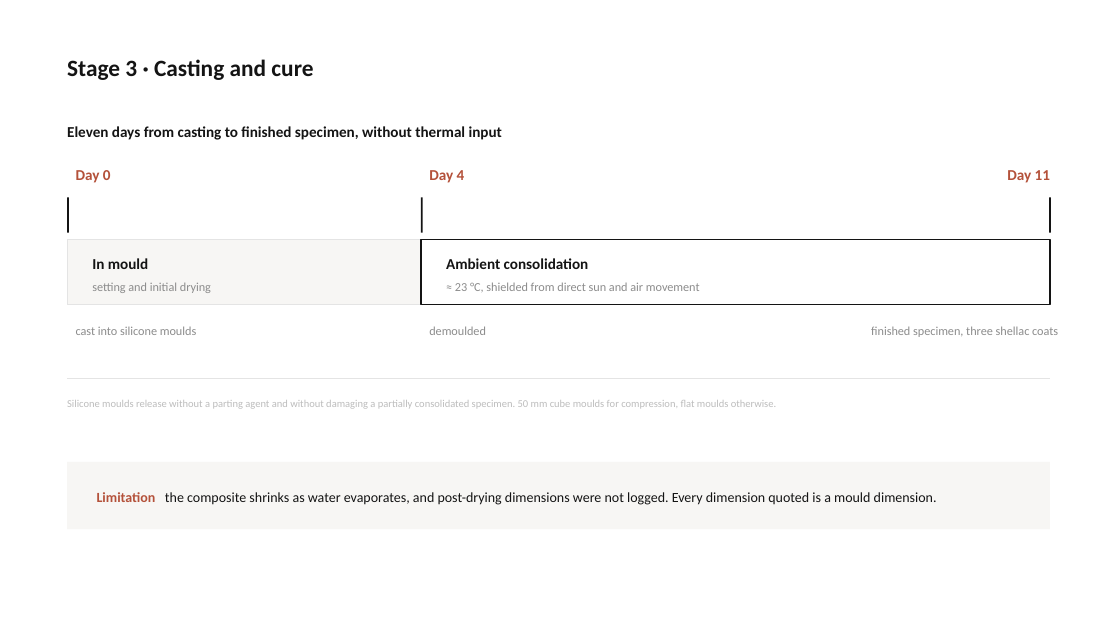
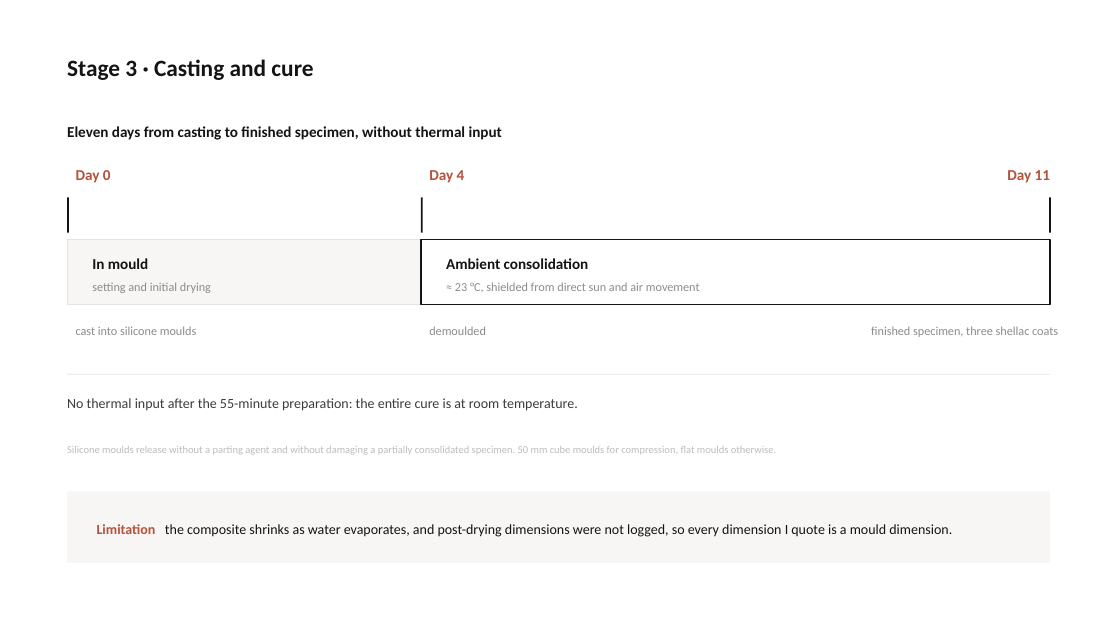
Before and after one commit to bunal91/sanat-ve-mekan, a slide deck: slide 13 of konferans-bildirisi/06-sunum/ICSMMEP26_Presentation_Unal.pptx. Drawn at 1120x630 pixels with LibreOffice and Linux fonts; fonts in the diff are those of the drawing. Boxes give left, top, right and bottom in pixels: in the first picture for what was removed or moved away, otherwise in the second. Text is boxed around its words. In the diff, an @@ line names an element or a change of style, - is before the commit and + after.

```diff
--- a/konferans-bildirisi/06-sunum/ICSMMEP26_Presentation_Unal.pptx
+++ b/konferans-bildirisi/06-sunum/ICSMMEP26_Presentation_Unal.pptx
@@ rectangle: place and size @@
-rectangle at [67, 378, 1050, 379]
+rectangle at [67, 374, 1050, 375]
@@ text added at [67, 398, 578, 411], 12 pt, text #3C3C3C @@
+No thermal input after the 55-minute preparation: the entire cure is at room temperature.
@@ text "Silicone moulds release without a ...": place and size @@
-text "Silicone moulds release without a ..." at [67, 400, 776, 409]
+text "Silicone moulds release without a ..." at [67, 446, 776, 455]
@@ rectangle: place and size @@
-rectangle at [67, 462, 1050, 529]
+rectangle at [67, 492, 1050, 563]
@@ text at [97, 524, 952, 537]: text changed @@
-Limitation the composite shrinks as water evaporates, and post-drying dimensions were not logged. Every dimension quoted is a mould dimension.
+Limitation the composite shrinks as water evaporates, and post-drying dimensions were not logged, so every dimension I quote is a mould dimension.
```
Also in this commit, not shown: 23 other slides changed, 6 other files.
